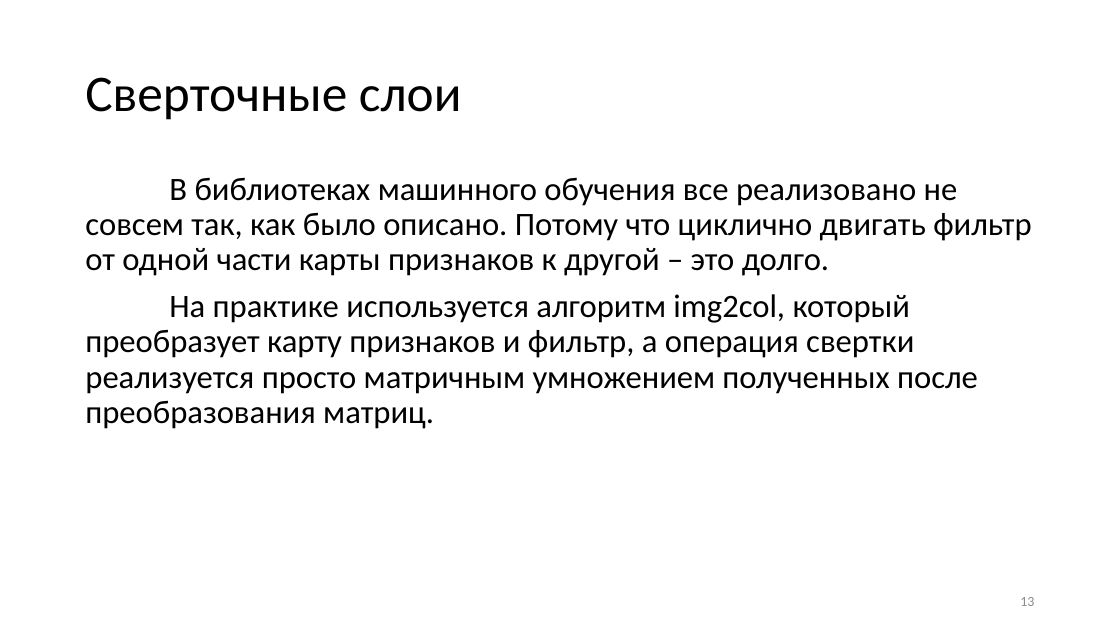
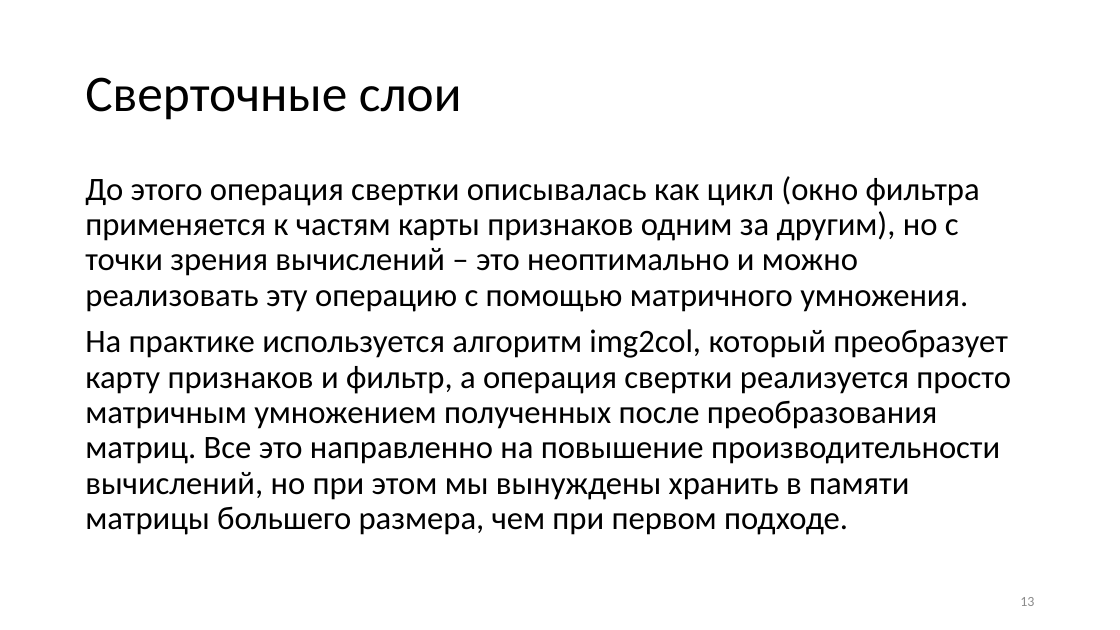
Before and after one commit to VictorAboba/Masters_lec, a slide deck: slide 13 of Lecture_2/cnn.pptx. Drawn at 1120x630 pixels with LibreOffice and Linux fonts; fonts in the diff are those of the drawing. Boxes give left, top, right and bottom in pixels: in the first picture for what was removed or moved away, otherwise in the second. Text is boxed around its words. In the diff, an @@ line names an element or a change of style, - is before the commit and + after.

```diff
--- a/Lecture_2/cnn.pptx
+++ b/Lecture_2/cnn.pptx
@@ text at box(85, 176, 1011, 535): text changed @@
-В библиотеках машинного обучения все реализовано не совсем так, как было описано. Потому что циклично двигать фильтр от одной части карты признаков к другой – это долго.
-На практике используется алгоритм img2col, который преобразует карту признаков и фильтр, а операция свертки реализуется просто матричным умножением полученных после преобразования матриц.
+До этого операция свертки описывалась как цикл (окно фильтра применяется к частям карты признаков одним за другим), но с точки зрения вычислений – это неоптимально и можно реализовать эту операцию с помощью матричного умножения.
+На практике используется алгоритм img2col, который преобразует карту признаков и фильтр, а операция свертки реализуется просто матричным умножением полученных после преобразования матриц. Все это направленно на повышение производительности вычислений, но при этом мы вынуждены хранить в памяти матрицы большего размера, чем при первом подходе.
```
Also in this commit, not shown: 5 other slides changed, 2 slides added.
